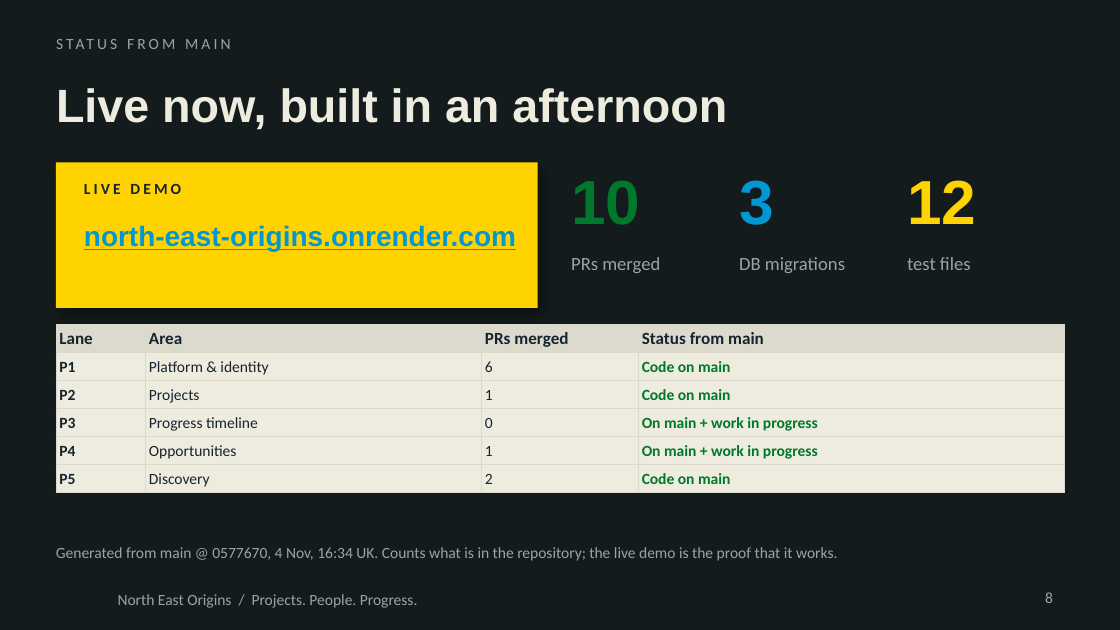
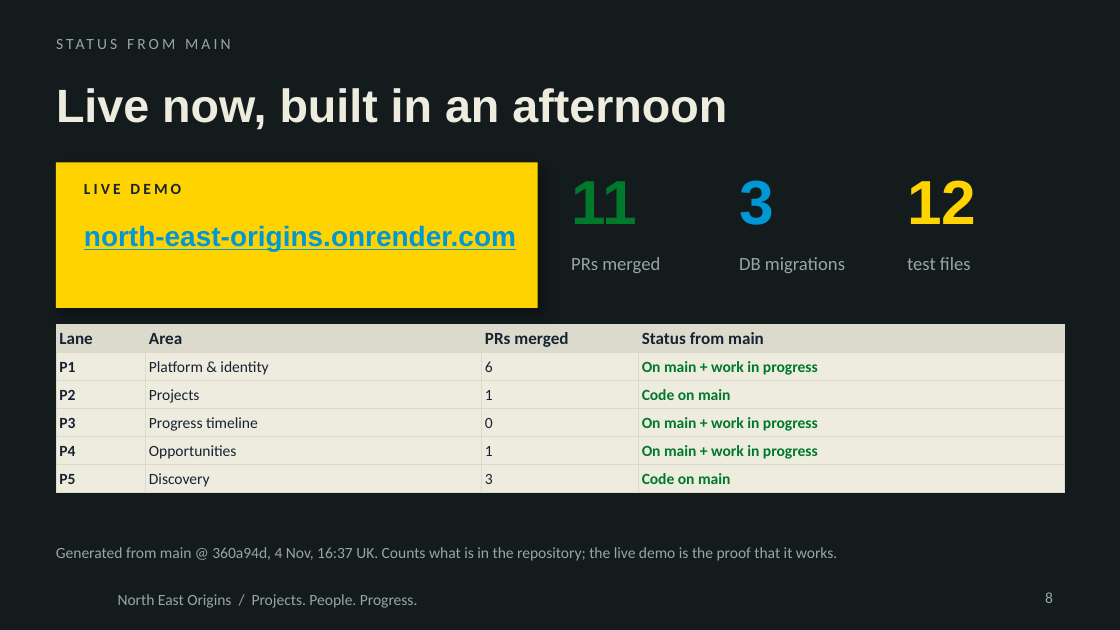
Before and after one commit to Abid091106/NorthEastOrigin, a slide deck: slide 8 of pitch/North-East-Origins-pitch-v2.pptx. Drawn at 1120x630 pixels with LibreOffice and Linux fonts; fonts in the diff are those of the drawing; background and template pictures are left out. Boxes give left, top, right and bottom in pixels: in the first picture for what was removed or moved away, otherwise in the second. Text is boxed around its words. In the diff, an @@ line names an element or a change of style, - is before the commit and + after.

```diff
--- a/pitch/North-East-Origins-pitch-v2.pptx
+++ b/pitch/North-East-Origins-pitch-v2.pptx
@@ text at bbox=[571, 181, 637, 224]: text changed @@
-10
+11
@@ table at bbox=[56, 325, 1064, 491] @@
-row 2, column 4: Code on main
+row 2, column 4: On main + work in progress
-row 6, column 3: 2
+row 6, column 3: 3
@@ text at bbox=[56, 547, 837, 561]: text changed @@
-Generated from main @ 0577670, 4 Nov, 16:34 UK. Counts what is in the repository; the live demo is the proof that it works.
+Generated from main @ 360a94d, 4 Nov, 16:37 UK. Counts what is in the repository; the live demo is the proof that it works.
```
